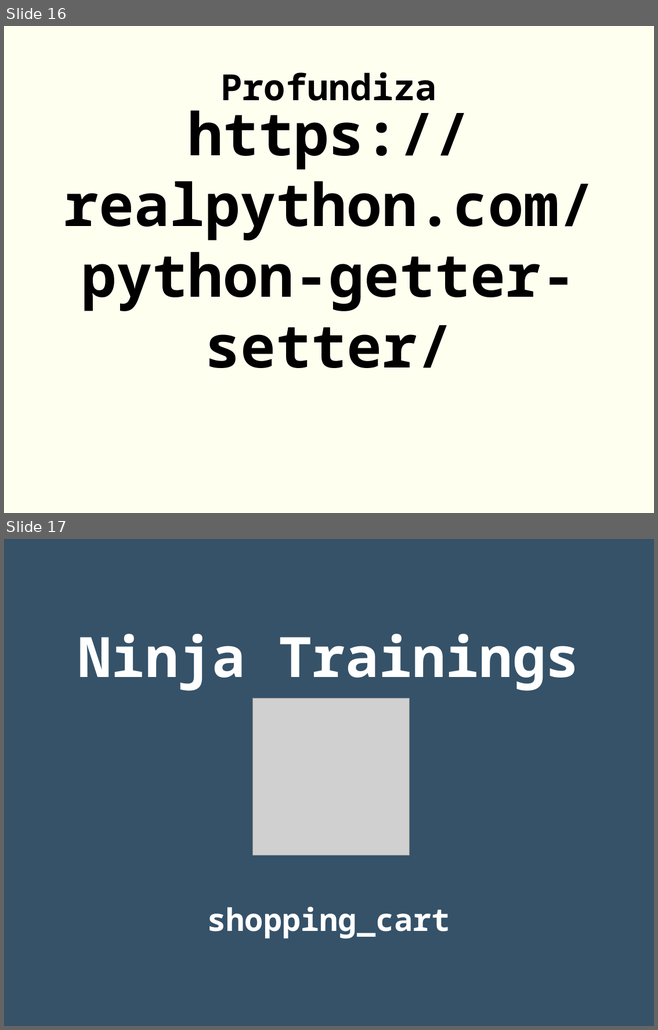
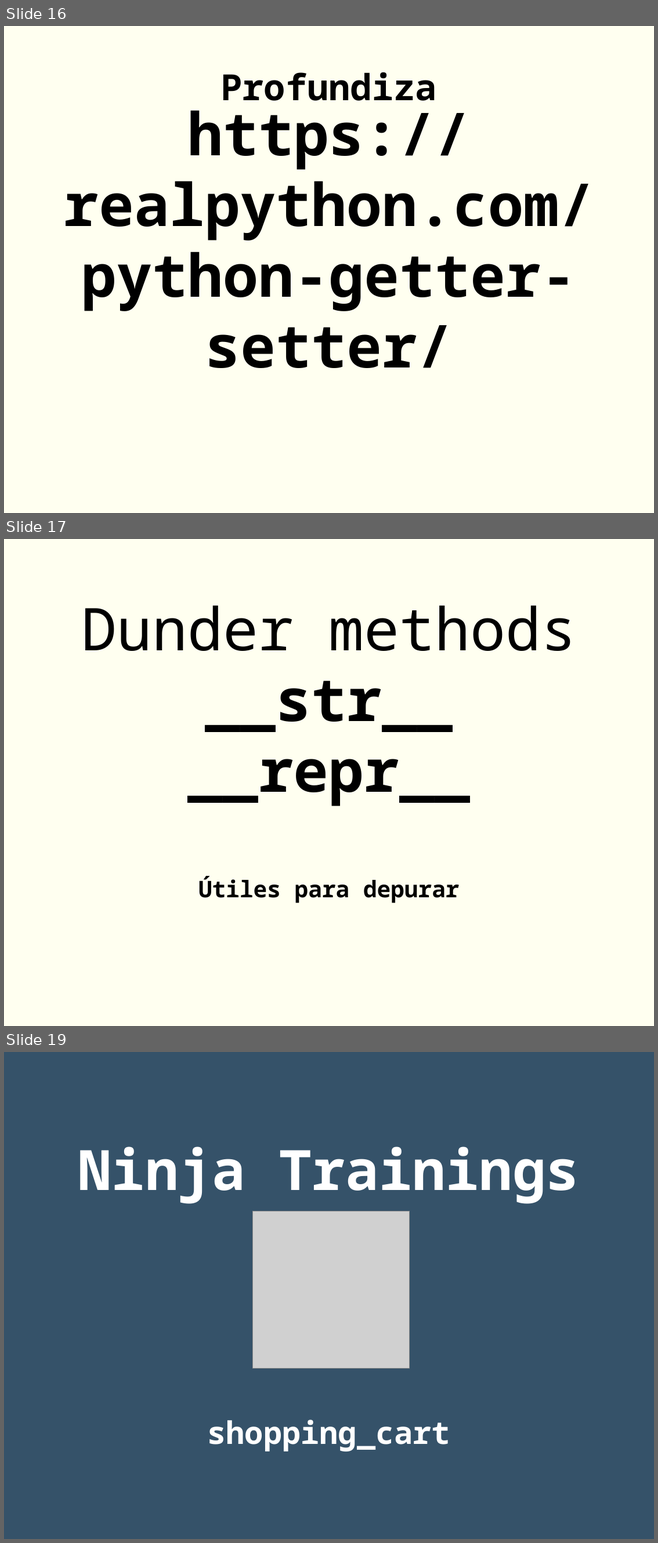
Before and after one commit to rgmf/dwes, a slide deck: unidades/05_poo_en_python/presentacion/01_poo.odp. Shown one above the other, each under a label of ours: slides 16 and 17 before the commit, slides 16, 17 and 19 after it; the slides between them are not shown. The pictures are 658x1030 and 658x1543 pixels, drawn with LibreOffice and Linux fonts; fonts in the diff are those of the drawing; grey boxes stand for pictures. Boxes give left, top, right and bottom in pixels: in the first picture for what was removed or moved away, otherwise in the second. Text is boxed around its words. In the diff, an @@ line names an element or a change of style, - is before the commit and + after.

```diff
--- a/unidades/05_poo_en_python/presentacion/01_poo.odp
+++ b/unidades/05_poo_en_python/presentacion/01_poo.odp
@@ slide 17 added at [4, 539, 654, 1026], background #FFFFF0 @@
@@ subtitle added at [81, 605, 576, 903], 72 pt, text #000000, bold @@
+Dunder methods
+__str__
+__repr__
+Útiles para depurar
@@ what was slide 17 is now slide 19 @@
```
Also in this commit, not shown: 2 slides changed, 1 other slide added, 4 other files.
